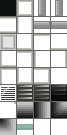
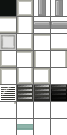
Comparing the layer stacks of the two w=67, h=135 images. Changes:
hid "walls_faded" over [0, 102, 67, 135]
